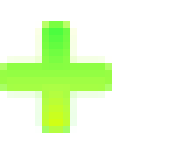
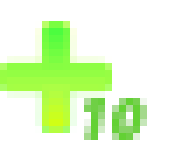
Two versions of the same layered image (196×147). Layer-by-layer changes:
showed "10" over [84, 98, 147, 140]
